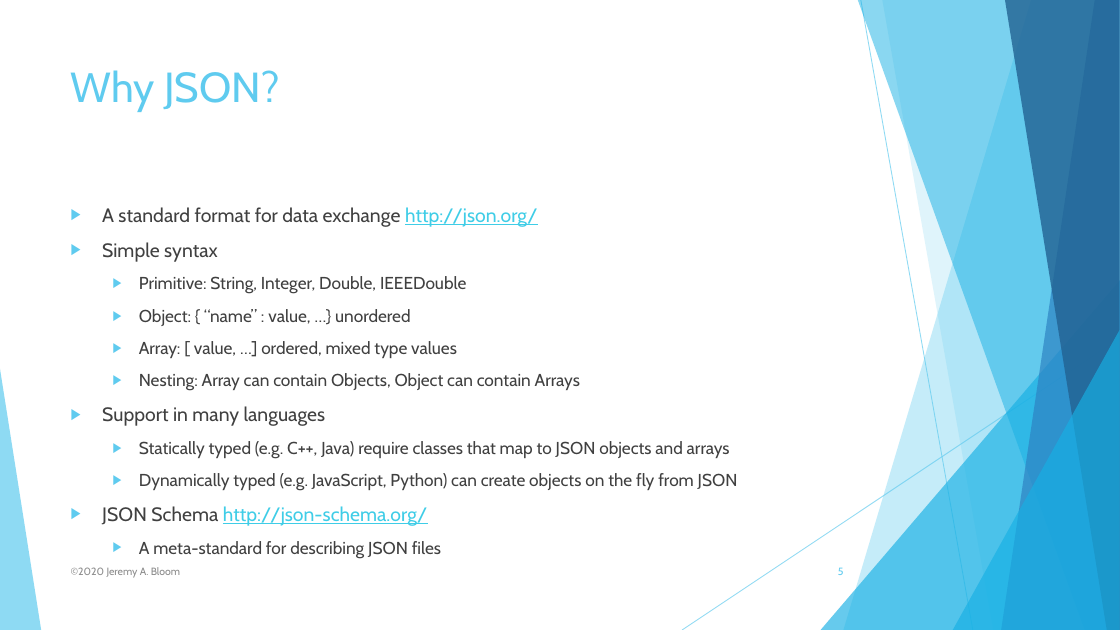
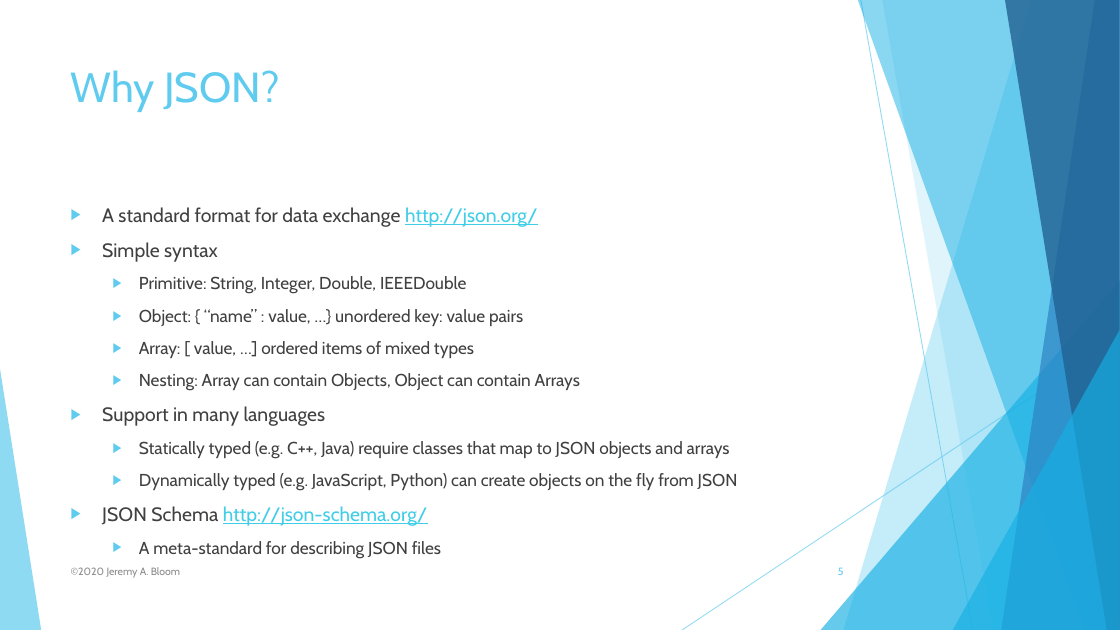
Before and after one commit to coin-modeling-dev/MOSDEX-Examples, a slide deck: slide 5 of MOSDEX-1.2/MOSDEX Introduction.pptx. Drawn at 1120x630 pixels with LibreOffice and Linux fonts; fonts in the diff are those of the drawing. Boxes give left, top, right and bottom in pixels: in the first picture for what was removed or moved away, otherwise in the second. Text is boxed around its words. In the diff, an @@ line names an element or a change of style, - is before the commit and + after.

```diff
--- a/MOSDEX-1.2/MOSDEX Introduction.pptx
+++ b/MOSDEX-1.2/MOSDEX Introduction.pptx
@@ text at (139,309,523,358): text changed @@
-  ▶ Object: { “name” : value, …} unordered
-  ▶ Array: [ value, …] ordered, mixed type values
+  ▶ Object: { “name” : value, …} unordered key: value pairs
+  ▶ Array: [ value, …] ordered items of mixed types
```
Also in this commit, not shown: 3 other slides changed, 2 slides added.
